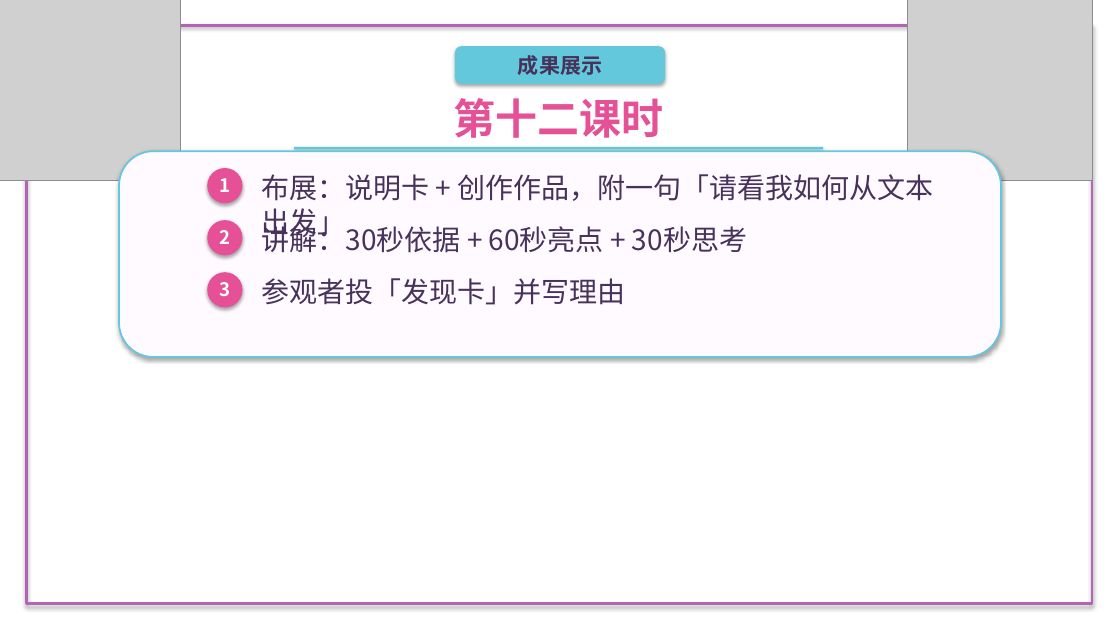
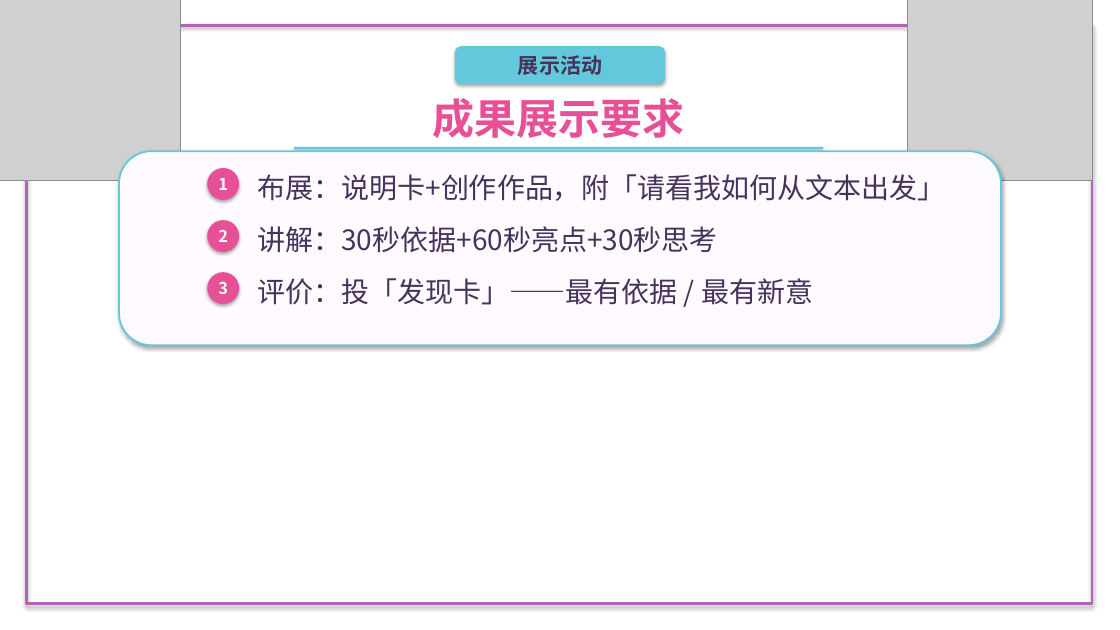
Before and after one commit to decemberlin54-del/declin, a slide deck: slide 5 of 第六单元PPT/第10-12课时 单元成果展示.pptx (slide 6 before the commit). Drawn at 1120x630 pixels with LibreOffice and Linux fonts; fonts in the diff are those of the drawing; grey boxes stand for pictures; background and template pictures are left out. Boxes give left, top, right and bottom in pixels: in the first picture for what was removed or moved away, otherwise in the second. Text is boxed around its words. In the diff, an @@ line names an element or a change of style, - is before the commit and + after.

```diff
--- a/第六单元PPT/第10-12课时 单元成果展示.pptx
+++ b/第六单元PPT/第10-12课时 单元成果展示.pptx
@@ text at (x1=518, y1=55, x2=602, y2=75): text changed @@
-成果展示
+展示活动
@@ text at (x1=433, y1=98, x2=685, y2=138): text changed @@
-第十二课时
+成果展示要求
@@ rounded rectangle resized from (x1=119, y1=151, x2=1002, y2=357) to (x1=119, y1=151, x2=1002, y2=345) @@
@@ ellipse resized from (x1=208, y1=168, x2=243, y2=203) to (x1=208, y1=168, x2=239, y2=200) @@
@@ text at (x1=257, y1=174, x2=945, y2=201): text changed @@
-布展：说明卡 + 创作作品，附一句「请看我如何从文本出发」
+布展：说明卡+创作作品，附「请看我如何从文本出发」
@@ ellipse resized from (x1=208, y1=220, x2=243, y2=255) to (x1=208, y1=220, x2=239, y2=252) @@
@@ text at (x1=257, y1=226, x2=717, y2=253): spaces changed @@
-讲解：30秒依据 + 60秒亮点 + 30秒思考
+讲解：30秒依据+60秒亮点+30秒思考
@@ size 16 to 14 pt in 3 elements at (x1=218, y1=178, x2=228, y2=190), (x1=218, y1=229, x2=228, y2=242), (x1=218, y1=281, x2=228, y2=294) @@
@@ ellipse resized from (x1=208, y1=272, x2=243, y2=308) to (x1=208, y1=272, x2=239, y2=304) @@
@@ text at (x1=257, y1=278, x2=813, y2=305): text changed @@
-参观者投「发现卡」并写理由
+评价：投「发现卡」——最有依据 / 最有新意
```
Also in this commit, not shown: 4 slides added, 7 slides removed, 6 other files.
